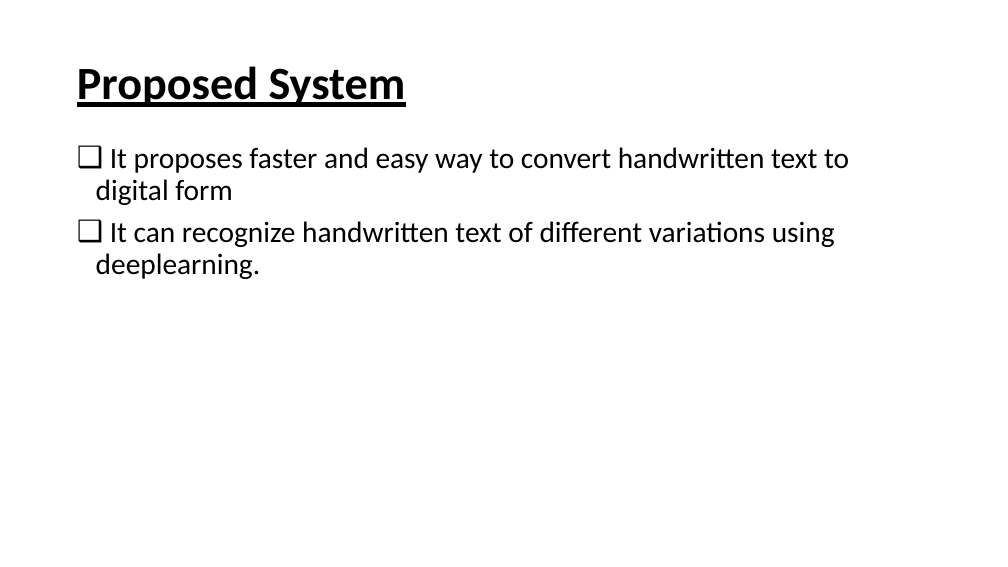
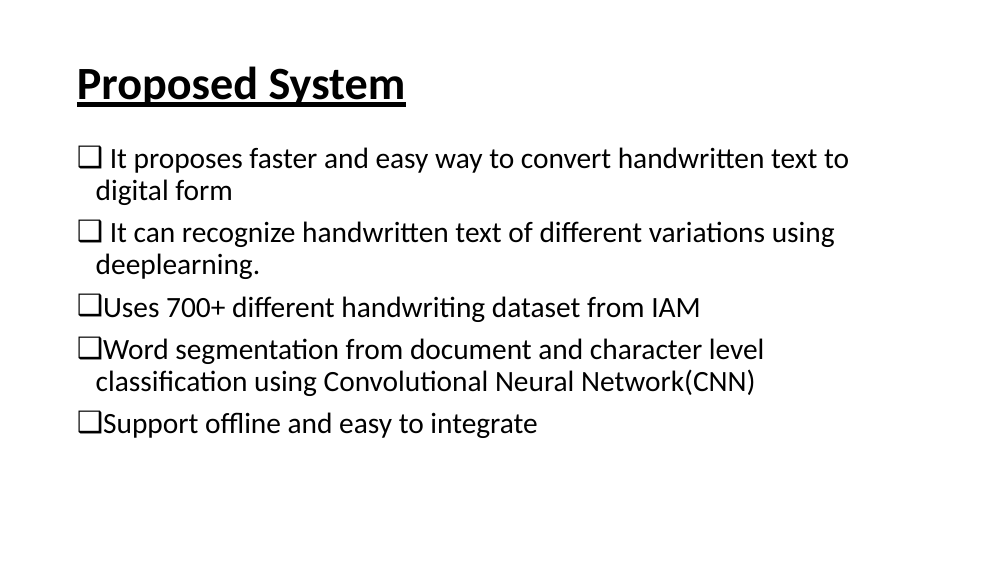
Before and after one commit to harisreedhar/Handwritten-Document-Recognition, a slide deck: slide 4 of Documents/presentation.pptx. Drawn at 1008x567 pixels with LibreOffice and Linux fonts; fonts in the diff are those of the drawing. Boxes give left, top, right and bottom in pixels: in the first picture for what was removed or moved away, otherwise in the second. Text is boxed around its words. In the diff, an @@ line names an element or a change of style, - is before the commit and + after.

```diff
--- a/Documents/presentation.pptx
+++ b/Documents/presentation.pptx
@@ text at (x1=96, y1=296, x2=765, y2=438): paragraphs added @@
+❑ Uses 700+ different handwriting dataset from IAM
+❑ Word segmentation from document and character level classification using Convolutional Neural Network(CNN)
+❑ Support offline and easy to integrate
```
Also in this commit, not shown: 2 other slides changed.
